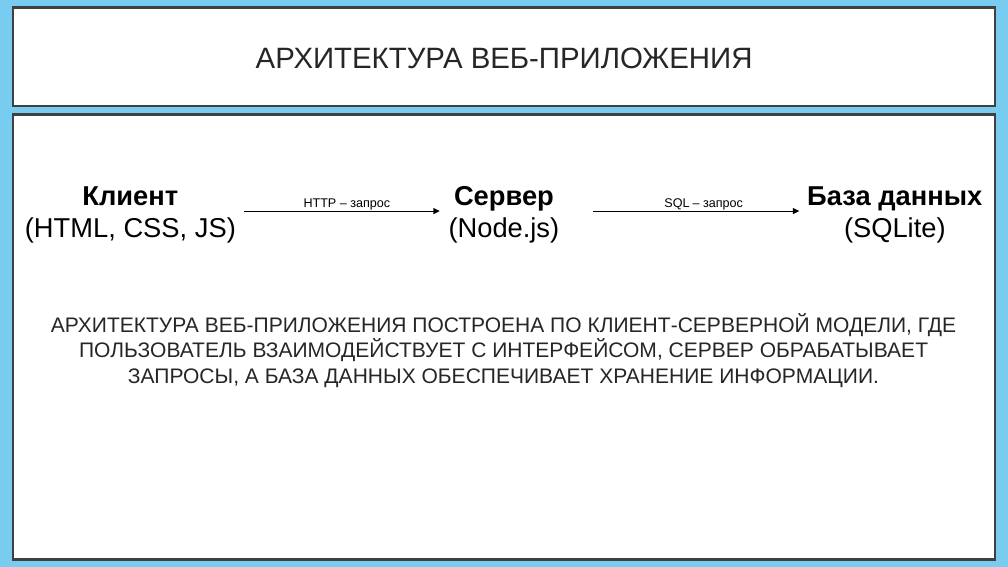
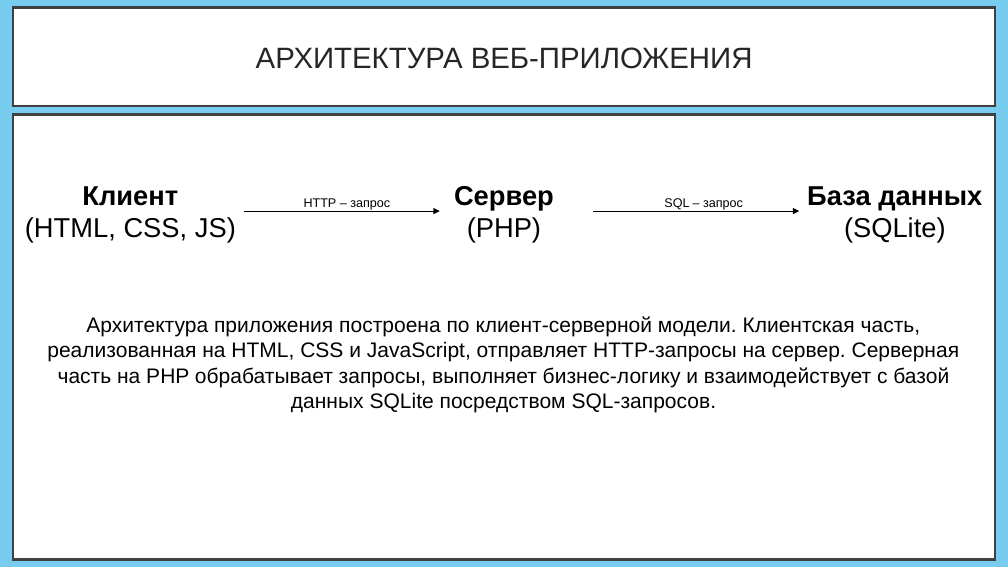
Before and after one commit to CaseBattle/231-20-tikhonenkov, a slide deck: slide 11 of курсач/курсовая/презентация.pptx. Drawn at 1008x567 pixels with LibreOffice and Linux fonts; fonts in the diff are those of the drawing. Boxes give left, top, right and bottom in pixels: in the first picture for what was removed or moved away, otherwise in the second. Text is boxed around its words. In the diff, an @@ line names an element or a change of style, - is before the commit and + after.

```diff
--- a/курсач/курсовая/презентация.pptx
+++ b/курсач/курсовая/презентация.pptx
@@ text at box(467, 217, 541, 242): text changed @@
-(Node.js)
+(PHP)
@@ text at box(47, 316, 960, 412): text changed; text colour #262626 to #000000 @@
-АРХИТЕКТУРА ВЕБ-ПРИЛОЖЕНИЯ ПОСТРОЕНА ПО КЛИЕНТ-СЕРВЕРНОЙ МОДЕЛИ, ГДЕ ПОЛЬЗОВАТЕЛЬ ВЗАИМОДЕЙСТВУЕТ С ИНТЕРФЕЙСОМ, СЕРВЕР ОБРАБАТЫВАЕТ ЗАПРОСЫ, А БАЗА ДАННЫХ ОБЕСПЕЧИВАЕТ ХРАНЕНИЕ ИНФОРМАЦИИ.
+Архитектура приложения построена по клиент-серверной модели. Клиентская часть, реализованная на HTML, CSS и JavaScript, отправляет HTTP-запросы на сервер. Серверная часть на PHP обрабатывает запросы, выполняет бизнес-логику и взаимодействует с базой данных SQLite посредством SQL-запросов.
```
Also in this commit, not shown: 11 other slides changed, 1 slide added, 1 slide removed, 4 other files.
